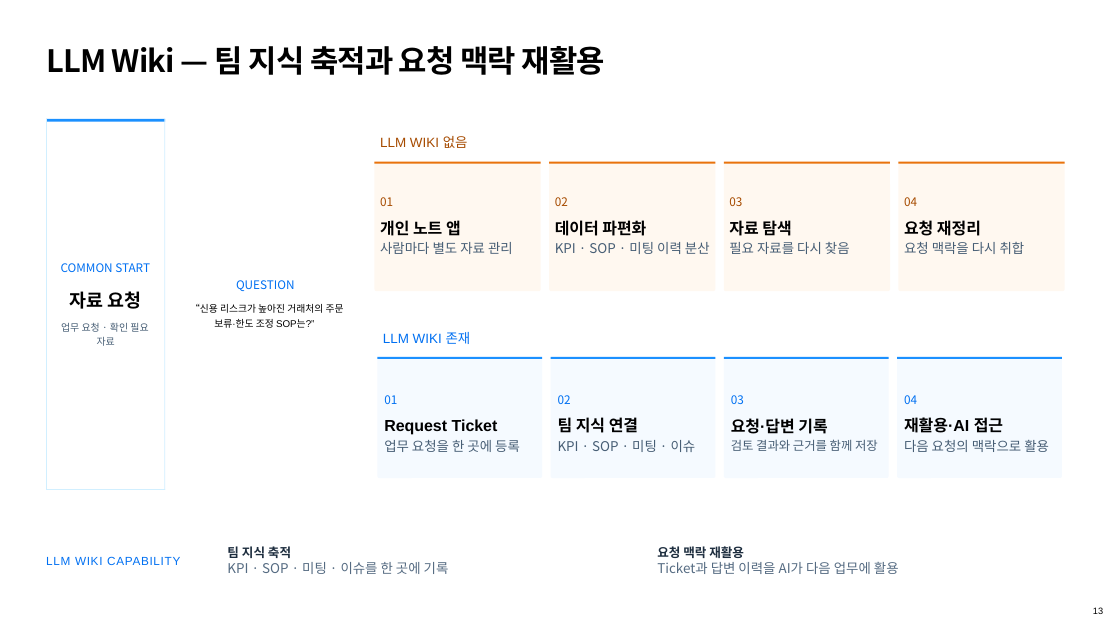
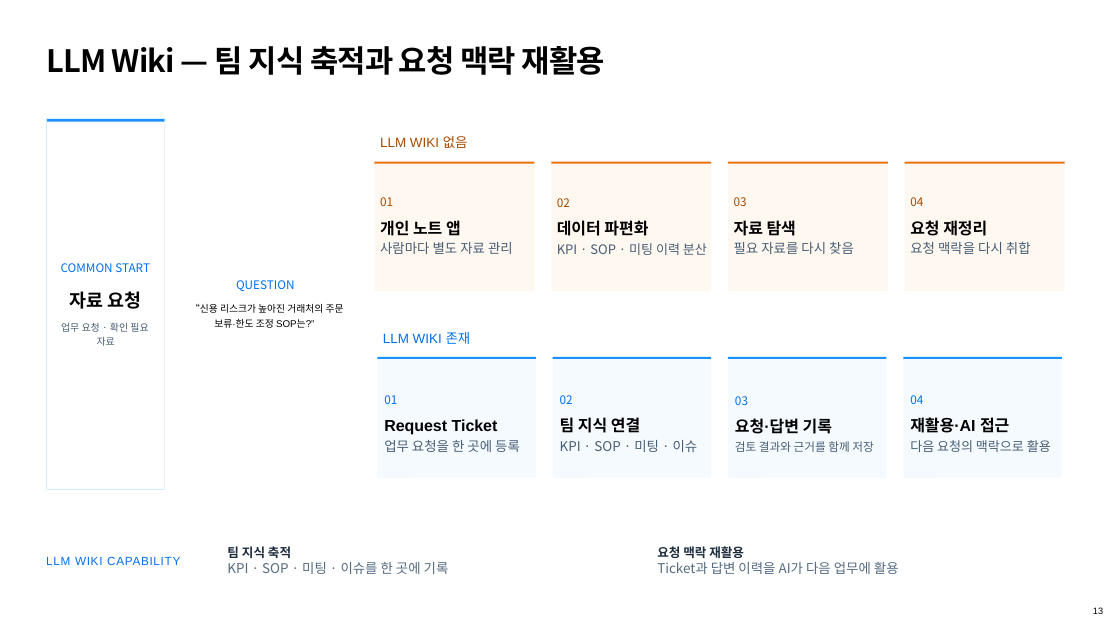
Before and after one commit to KyoungsupShin/sap_now, a slide deck: slide 13 of exports/SAP_NOW_editable.pptx. Drawn at 1120x630 pixels with LibreOffice and Linux fonts; fonts in the diff are those of the drawing; background and template pictures are left out. Boxes give left, top, right and bottom in pixels: in the first picture for what was removed or moved away, otherwise in the second. Text is boxed around its words. In the diff, an @@ line names an element or a change of style, - is before the commit and + after.

```diff
--- a/exports/SAP_NOW_editable.pptx
+++ b/exports/SAP_NOW_editable.pptx
@@ rounded rectangle: place and size @@
-rounded rectangle at (375, 161, 541, 291)
+rounded rectangle at (375, 161, 534, 291)
@@ rectangle: place and size @@
-rectangle at (375, 161, 541, 164)
+rectangle at (375, 161, 534, 164)
@@ rounded rectangle: place and size @@
-rounded rectangle at (549, 161, 716, 291)
+rounded rectangle at (551, 161, 711, 291)
@@ rectangle: place and size @@
-rectangle at (549, 161, 716, 164)
+rectangle at (551, 161, 711, 164)
@@ rounded rectangle: place and size @@
-rounded rectangle at (724, 161, 891, 291)
+rounded rectangle at (728, 161, 888, 291)
@@ rectangle: place and size @@
-rectangle at (724, 161, 891, 164)
+rectangle at (728, 161, 888, 164)
@@ rounded rectangle: place and size @@
-rounded rectangle at (899, 161, 1065, 291)
+rounded rectangle at (905, 161, 1065, 291)
@@ rectangle: place and size @@
-rectangle at (899, 161, 1065, 164)
+rectangle at (905, 161, 1065, 164)
@@ text "KPI · SOP · 미팅 ..." at (557, 243, 707, 255): size 11.5 to 11.2 pt @@
@@ rounded rectangle: place and size @@
-rounded rectangle at (377, 357, 542, 478)
+rounded rectangle at (377, 357, 536, 478)
@@ rectangle: place and size @@
-rectangle at (377, 357, 542, 360)
+rectangle at (377, 357, 536, 360)
@@ rounded rectangle: place and size @@
-rounded rectangle at (724, 357, 889, 478)
+rounded rectangle at (728, 357, 887, 478)
@@ rectangle: place and size @@
-rectangle at (724, 357, 889, 360)
+rectangle at (728, 357, 887, 360)
@@ rounded rectangle: place and size @@
-rounded rectangle at (897, 357, 1062, 478)
+rounded rectangle at (903, 357, 1062, 478)
@@ rectangle: place and size @@
-rectangle at (897, 357, 1062, 360)
+rectangle at (903, 357, 1062, 360)
@@ 10 texts: place and size @@
-10 texts at (729, 197, 1025, 434)
+10 texts at (734, 197, 1031, 434)
@@ text "검토 결과와 근거를 함께 저장" at (735, 441, 873, 452): size 10.6 to 10 pt @@
@@ text "다음 요청의 맥락으로 활용" at (910, 440, 1051, 452): size 11.5 to 11.2 pt @@
```
Also in this commit, not shown: 4 other slides changed, 2 other files.
